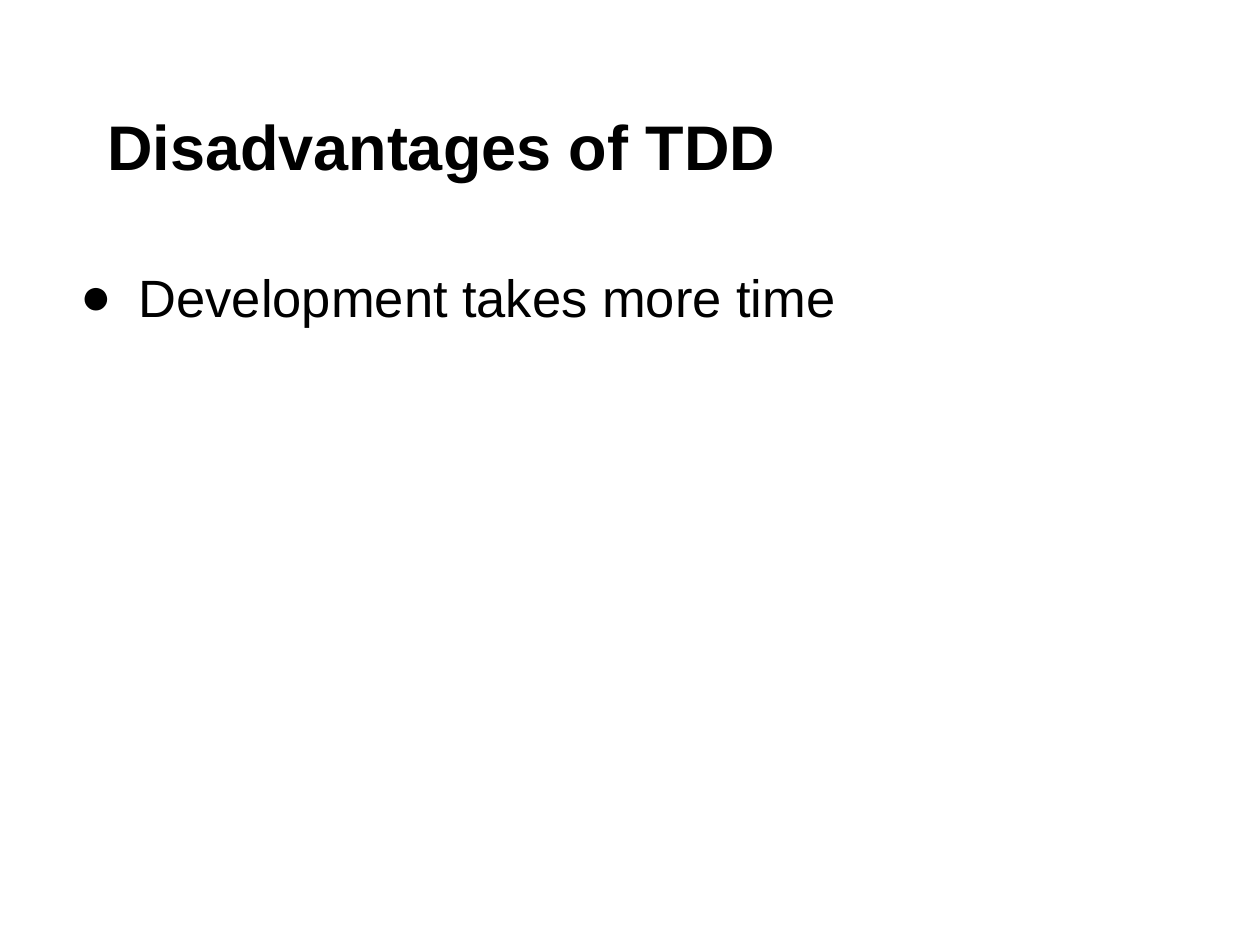
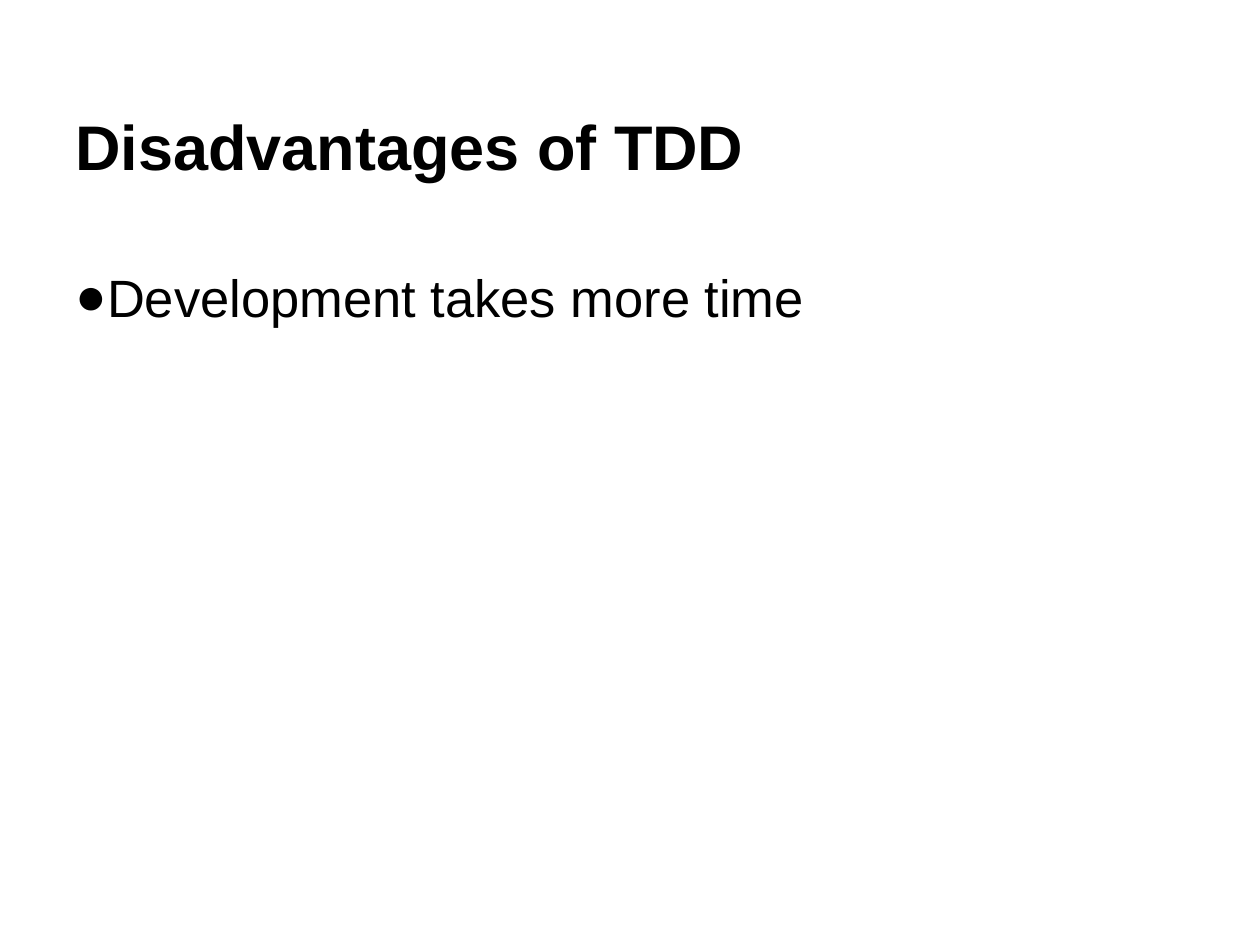
Before and after one commit to RobinNagpal/software_craftsmanship, a slide deck: slide 8 of TDD/study_material/Test Driven Development.pptx. Drawn at 1260x945 pixels with LibreOffice and Linux fonts; fonts in the diff are those of the drawing. Boxes give left, top, right and bottom in pixels: in the first picture for what was removed or moved away, otherwise in the second. Text is boxed around its words. In the diff, an @@ line names an element or a change of style, - is before the commit and + after.

```diff
--- a/TDD/study_material/Test Driven Development.pptx
+++ b/TDD/study_material/Test Driven Development.pptx
@@ text "Disadvantages of TDD" at bbox=[75, 124, 743, 181]: indent changed @@
@@ text "Development takes more time" at bbox=[75, 279, 804, 326]: indent changed; less space between paragraphs @@
```
Also in this commit, not shown: 11 other slides changed, 1 slide added.
